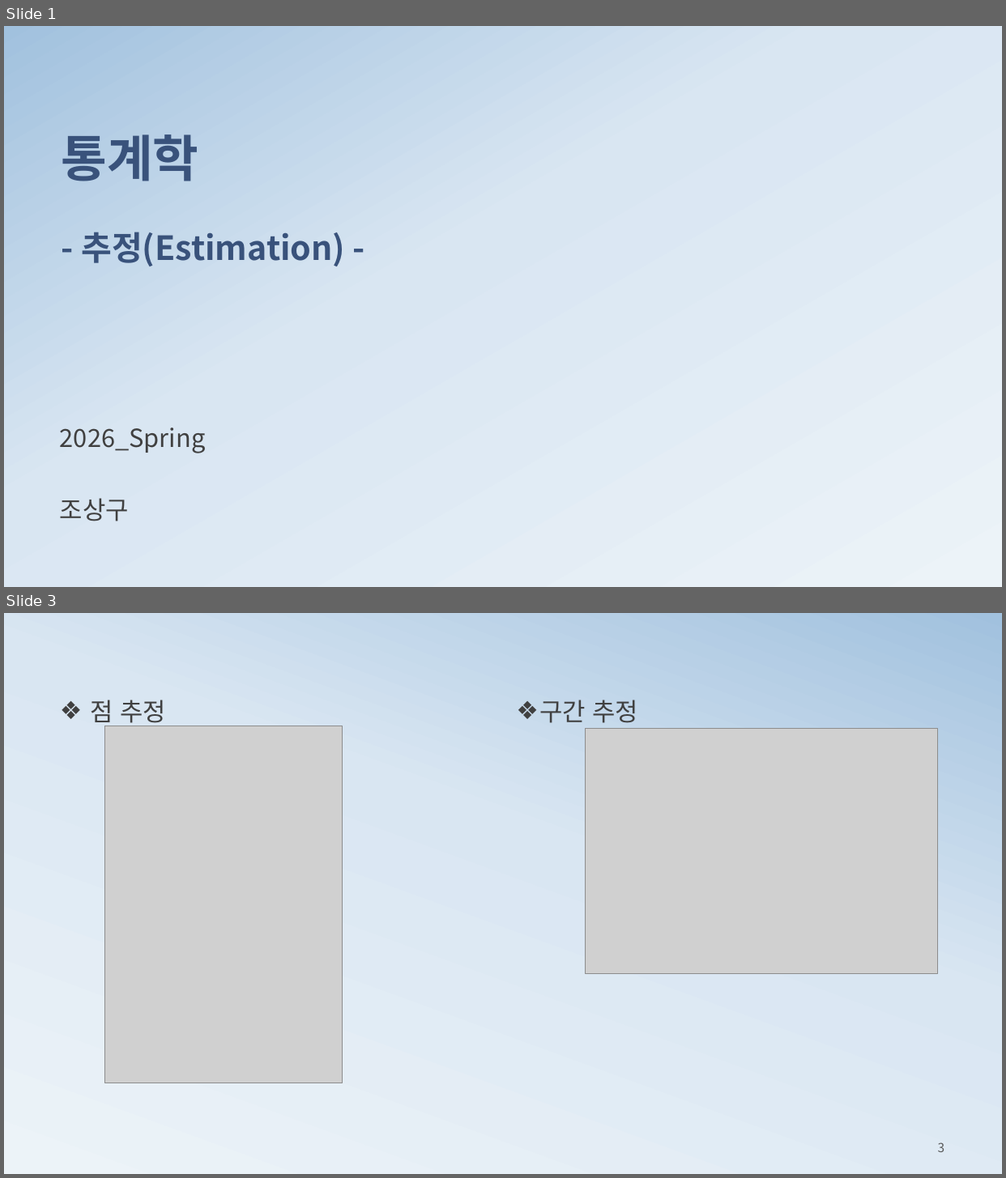
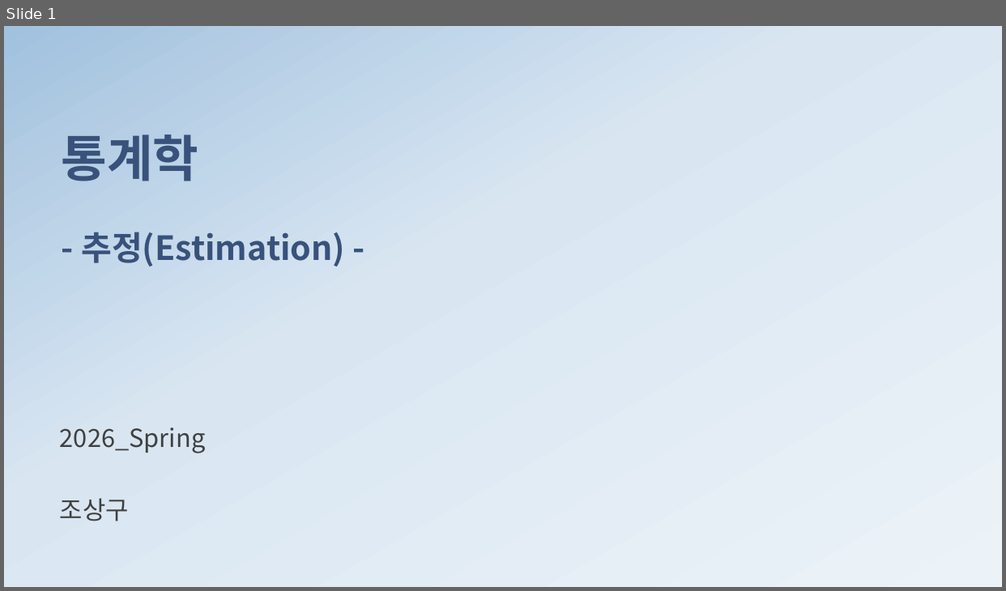
Before and after one commit to ancestor9/mathematics-for-machine-learning, a slide deck: 4_Estimation.pptx. Shown one above the other, each under a label of ours: slides 1 and 3 before the commit, slide 1 after it; the slides between them are not shown. The pictures are 1006x1178 and 1006x591 pixels, drawn with LibreOffice and Linux fonts; fonts in the diff are those of the drawing; grey boxes stand for pictures; background and template pictures are left out. Boxes give left, top, right and bottom in pixels: in the first picture for what was removed or moved away, otherwise in the second. Text is boxed around its words. In the diff, an @@ line names an element or a change of style, - is before the commit and + after.

```diff
--- a/4_Estimation.pptx
+++ b/4_Estimation.pptx
@@ slide 3 removed at (x1=4, y1=613, x2=1002, y2=1174), background gradient #ECF3F8 to #D9E6F2 to #A1C1DE @@
@@ text removed at (x1=90, y1=700, x2=166, y2=728) @@
-❖ 점 추정
@@ text removed at (x1=539, y1=700, x2=639, y2=723) @@
-❖ 구간 추정
@@ picture removed at (x1=104, y1=726, x2=343, y2=1083) @@
@@ picture removed at (x1=586, y1=729, x2=938, y2=974) @@
@@ page number removed at (x1=938, y1=1143, x2=945, y2=1152) @@
-3
```
Also in this commit, not shown: 9 slides changed, 11 slides added, 6 other slides removed.
